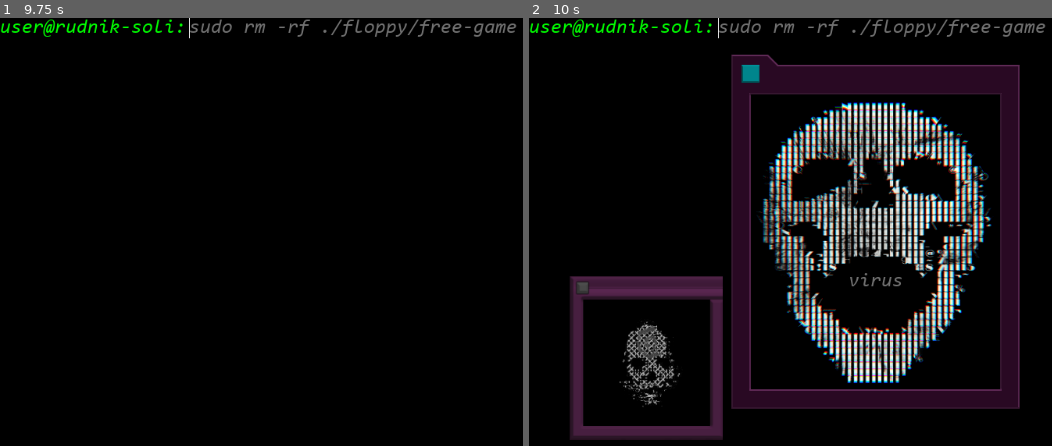
Above: before the commit, frames 1-2 (left to right).
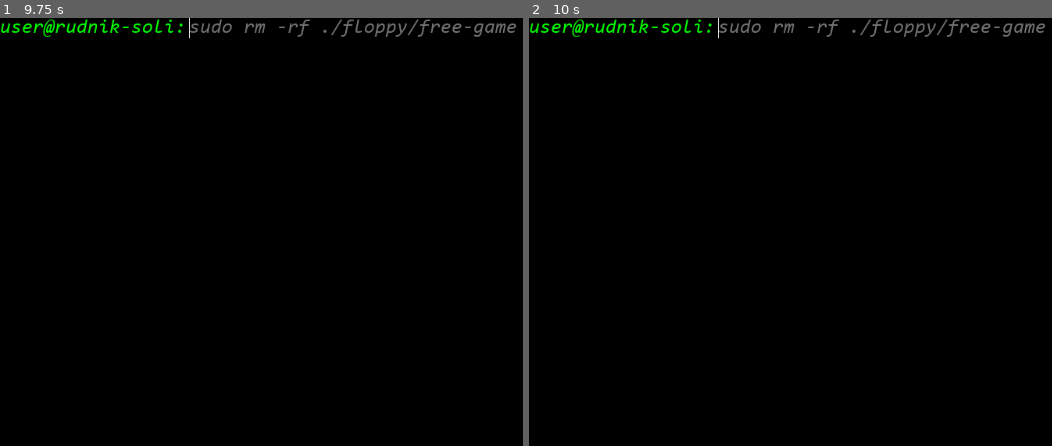
Above: after the commit, the same moments.

Repository: klipikrez/clipsysurprise
Game: Godot game, scene res://game/Game.tscn
Two runs of this game, one before a commit and one after it. Both use one fixed random seed, a clock stepped at 60 frames per second and the inputs below.
Inputs (mouse positions are in pixels of both pictures, inside the frame that each line leads up to):
- Up to frame 1 (9.75 s): click (496, 26) at 0.52 s; type "12" at 0.6 s; tap Enter at 1.25, 2.75, 4.25 s; hold D (move_right) 1.28-2.78 s; tap W (jump) at 1.52, 2.27, 3.77, 4.52, 5.27, 6.77, 7.52, 8.27 s; tap Space at 2, 3.5, 5 s; hold A (move_left) 2.78-3.53 s; hold D (move_right) 3.53-5.03 s; hold A (move_left) 5.03-5.78 s; hold D (move_right) 5.78-6.53 s; hold A (move_left) 6.53-8.03 s; hold D (move_right) from 8.03 s (still down)
- Up to frame 2 (10 s): keep holding D (move_right); tap W (jump) at 9.77 s

Frame 1 is identical in both runs. In frame 2, 30% of the frame differs, in the area x 7-94%, y 8-99%.

Commit message:
p

Diff:
--- a/game/Game.gd
+++ b/game/Game.gd
@@ -28,17 +28,7 @@
 	input.grab_focus()
 	lines = lines_string.split("\n",false)
 
-	scramble_timer.connect("timeout",self,"scramble")
-	add_child(scramble_timer)
-	scramble_timer.start(2.0)
 
-	popup_timer.connect("timeout",self,"popup")
-	add_child(popup_timer)
-	popup_timer.start(10)
-
-	popup2_timer.connect("timeout",self,"popup2")
-	add_child(popup2_timer)
-	popup2_timer.start(10)
 
 func set_required_input(text):
 	required_input = text
@@ -54,7 +44,7 @@
 	vbox.move_child(input_line,vbox.get_child_count())
 
 func _on_Input_text_entered(new_text):
-	if new_text != required_input: return
+	if new_text != required_input and required_input != "": return
 	line_number += 1
 	add_line(user.text + input.text)
 	old_text = ""
@@ -62,6 +52,18 @@
 	required_input = ""
 	requirement.text = required_input
 	line += 1
+	if line == 1:
+		scramble_timer.connect("timeout",self,"scramble")
+		add_child(scramble_timer)
+		scramble_timer.start(2.0)
+
+		popup_timer.connect("timeout",self,"popup")
+		add_child(popup_timer)
+		popup_timer.start(10)
+
+		popup2_timer.connect("timeout",self,"popup2")
+		add_child(popup2_timer)
+		popup2_timer.start(10)
 	add_line("You must have root privileges to do that!")
 
 
@@ -102,7 +104,7 @@
 
 func popup2():
 	popups2 += 0.5
-	popup2_timer.wait_time = 10*pow(0.9,popups)
+	popup2_timer.wait_time = 6*pow(0.9,popups)
 	print(popup2_timer.wait_time)
 	var popup = preload("res://game/kostur1.tscn").instance()
 	add_child(popup)
@@ -113,7 +115,7 @@
 var old_text = ""
 
 func _on_Input_text_changed(new_text):
-	if required_input != "" and required_input.begins_with(new_text):
+	if required_input == "" or required_input.begins_with(new_text):
 		Global.play_sound(keyboard[randi()%5],-24)
 		old_text = new_text
 		input.caret_position = input.text.length()
--- a/game/pong/pong.gd
+++ b/game/pong/pong.gd
@@ -16,8 +16,8 @@
 	Global.ball._ready()
 	Global.ball.gravity = Global.ball.default_gravity
 	Global.ball.bounces = 0
-	if score2 == 2:
-		Global.emit_signal("pong_done")
+	if score1 + score2 == 6:
+		$ctrlc.visible = true
 
 func _process(delta):
 	if Input.is_action_just_pressed("close"):
--- a/game/popup2.gd
+++ b/game/popup2.gd
@@ -3,7 +3,7 @@
 var dx: int = 1
 var dy: int = 1
 
-var timer = 6.0
+var timer = 8.0
 
 func _process(delta):
 	rect_position.x += dx*delta*200
Not shown, changed: modeli/resak.tscn
